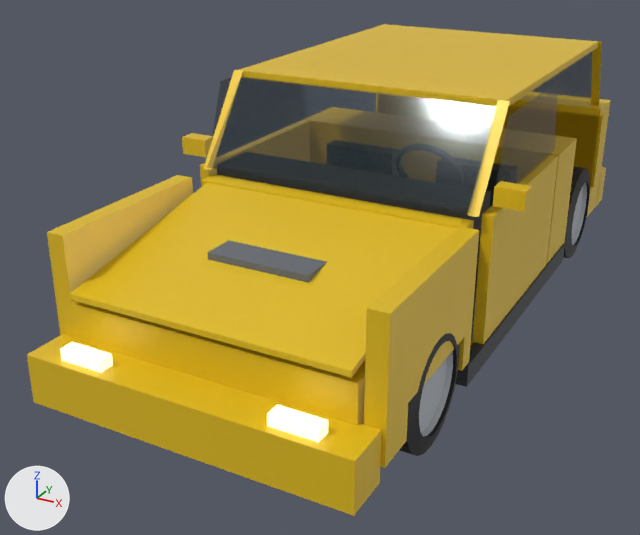
One commit to the glTF model data/cars/vortex_r/vortex_r.glb: the scene before it, then after it.
The view is the same before and after, from a 50 mm camera at (2.1, -4.68, 2.46) aimed at (-0.28, -0.35, 0.3). The lights are fixed; the arrows at lower left show +X, +Y and +Z. The older version comes first. Where no turn or scale is listed for an object, it has been applied to the vertices. Vertices at exactly the same position are counted once.

Objects in the first picture: 'body_shell', 'dashboard', 'engine_block', 'glass_side_left', 'glass_windscreen', 'panel_bonnet', 'panel_bumper_front', 'panel_door_left', 'panel_fender_FL', 'panel_fender_FR', 'panel_skirt_left', 'wheel_FL' and 10 more.
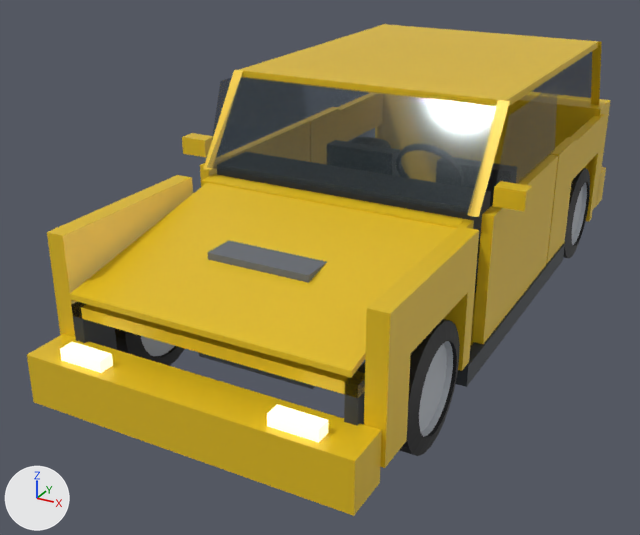
Changed parts and their boxes (x1, y1, x2, y2) in the pictures (640 x 535 px; the box of a moved part takes in the faces that stretch with it):
part 1 of me_panel_fender_fl, moved or reshaped: before (408, 237, 472, 403); after (411, 237, 472, 353)
part 2 of me_body_shell, deleted (mostly hidden): before (471, 238, 480, 341)
part 3 of me_body_shell, built on: before (503, 106, 605, 187); after (546, 114, 605, 264)
part 4 of me_body_shell, cut back: before (71, 301, 365, 425); after (71, 302, 365, 425)

The edits, one by one:
me_panel_fender_fl has 20 vertices, 36 faces and spans x -0.02..0.08, y -0.46..0.539, z -0.71..0.0.
me_panel_fender_fl is used by ob_panel_fender_fl; location (0.8, -1.45, 0.95).
Before the commit, vertices of me_panel_fender_fl: 8 (0.08, 0.439, -0.519) at pixel (464, 336), 10 (0.08, -0.239, -0.519) at pixel (408, 402), 11 (-0.02, -0.239, -0.519), 13 (-0.02, 0.439, -0.519).
Part 1, on me_panel_fender_fl:
Vertices 8, 10, 11, 13 of me_panel_fender_fl move by (0.0, 0.0, 0.237).
me_body_shell is used by ob_body_shell; location (0.0, 0.0, 0.0).
me_body_shell had 80 vertices, 104 faces and spanned x -0.88..0.88, y -1.93..1.97, z 0.12..1.45.
me_body_shell now has 126 vertices, 188 faces and spans x -0.88..0.88, y -1.93..1.97, z 0.12..1.45.
me_body_shell part 2: the loose piece of 8 vertices spanning x -0.78..0.78, y -0.65..0.45, z 0.18..0.42 is deleted.
me_body_shell part 3: 1 vertex moved from x -0.88, y 1.66, z 0.41 to x -0.88, y 1.66, z 0.67; 3 vertices removed from x -0.88..0.88, y 1.66..1.73, z 0.41; 31 vertices added at x -0.88..0.88, y 0.5..1.73, z 0.14..0.95.
me_body_shell part 4: 4 vertices removed from x -0.76..0.76, y -1.93..-1.72, z 0.62; 22 vertices added at x -0.76..0.76, y -1.93..-1.72, z 0.27..0.61.
Other edits to the shape of me_body_shell do not show in these pictures.
